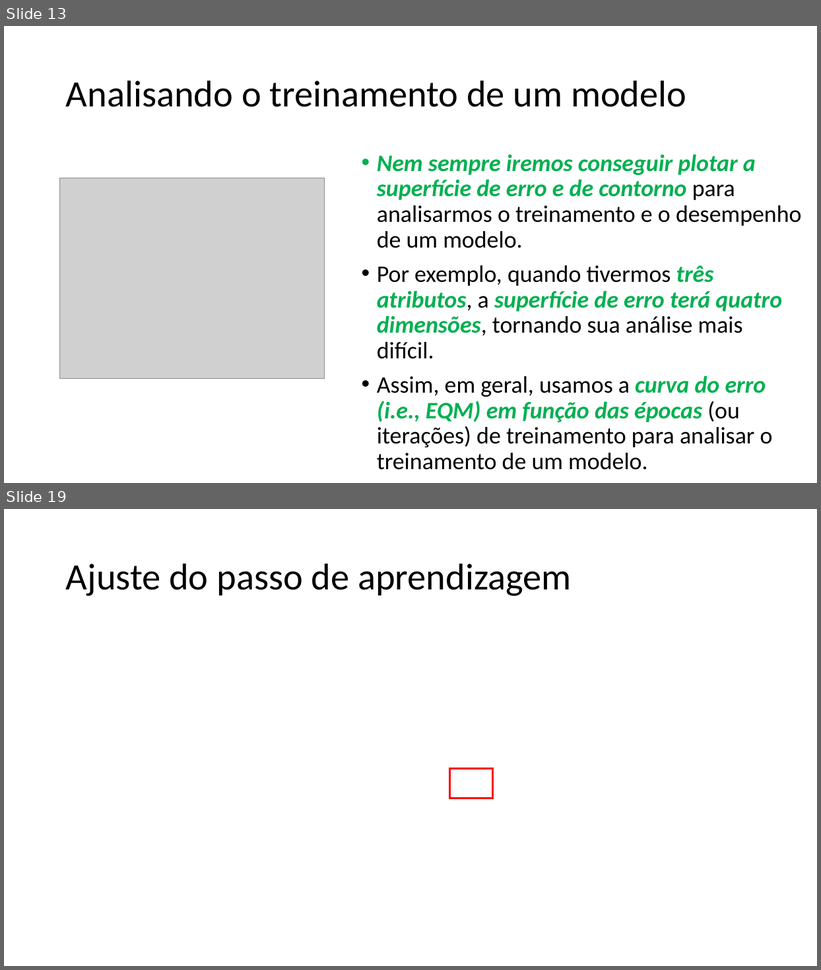
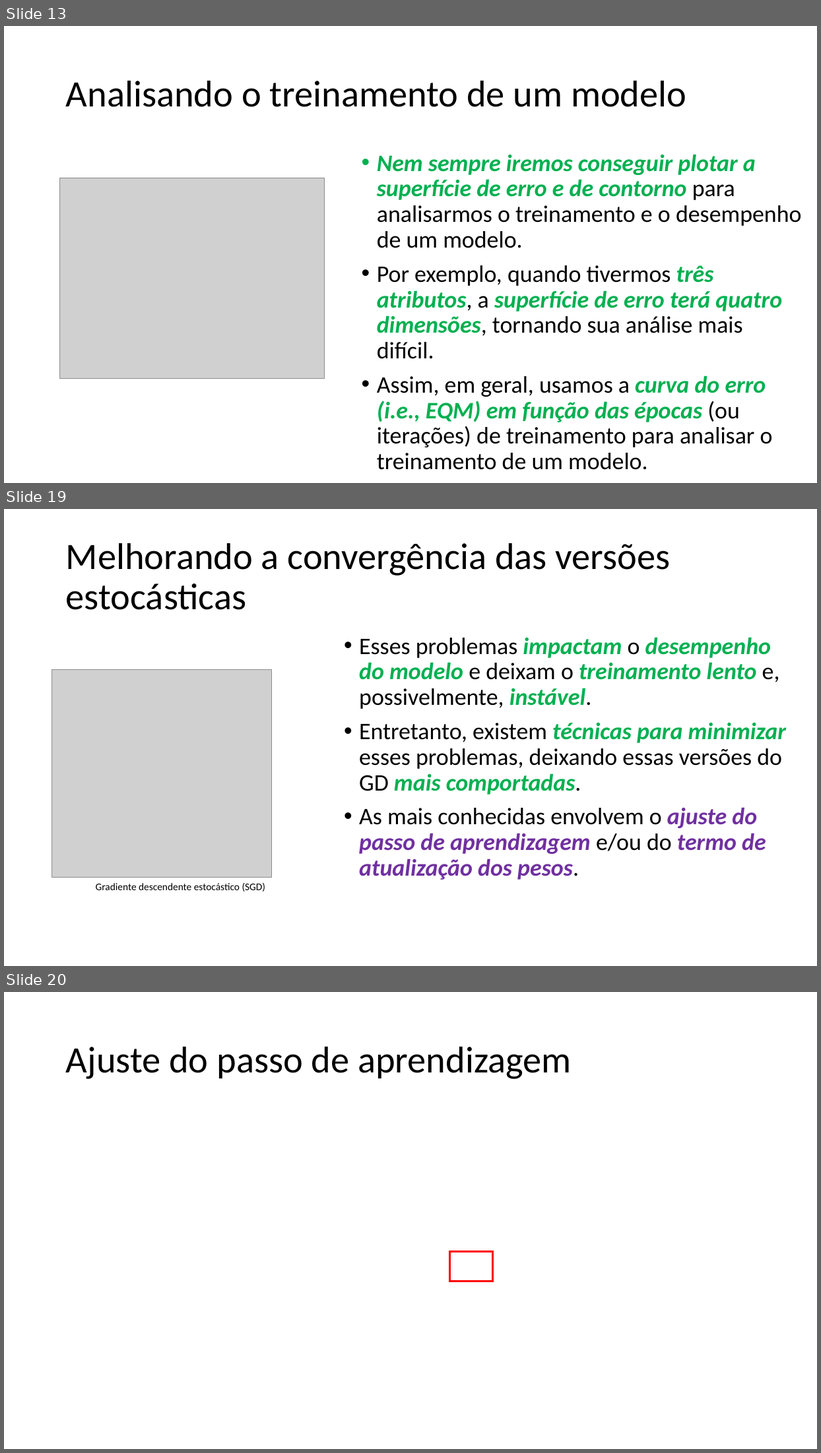
Before and after one commit to zz4fap/t319_aprendizado_de_maquina, a slide deck: slides/T319_Regressão_Linear (Parte III).pptx. Shown one above the other, each under a label of ours: slides 13 and 19 before the commit, slides 13, 19 and 20 after it; the slides between them are not shown. The pictures are 821x970 and 821x1453 pixels, drawn with LibreOffice and Linux fonts; fonts in the diff are those of the drawing; grey boxes stand for pictures. Boxes give left, top, right and bottom in pixels: in the first picture for what was removed or moved away, otherwise in the second. Text is boxed around its words. In the diff, an @@ line names an element or a change of style, - is before the commit and + after.

```diff
--- a/slides/T319_Regressão_Linear (Parte III).pptx
+++ b/slides/T319_Regressão_Linear (Parte III).pptx
@@ slide 19 added at (4, 509, 817, 966), background #FFFFFF @@
@@ title added at (66, 543, 671, 610), 44 pt, text #000000 @@
+Melhorando a convergência das versões estocásticas
@@ text added at (359, 637, 786, 880), 28 pt, text #000000, bold, italic @@
+• Esses problemas impactam o desempenho do modelo e deixam o treinamento lento e, possivelmente, instável.
+• Entretanto, existem técnicas para minimizar esses problemas, deixando essas versões do GD mais comportadas.
+• As mais conhecidas envolvem o ajuste do passo de aprendizagem e/ou do termo de atualização dos pesos.
@@ picture added at (52, 669, 272, 877) @@
@@ text added at (96, 883, 266, 892), 12 pt, text #000000 @@
+Gradiente descendente estocástico (SGD)
@@ what was slide 19 is now slide 20 @@
```
Also in this commit, not shown: 5 slides changed, 1 other file.
